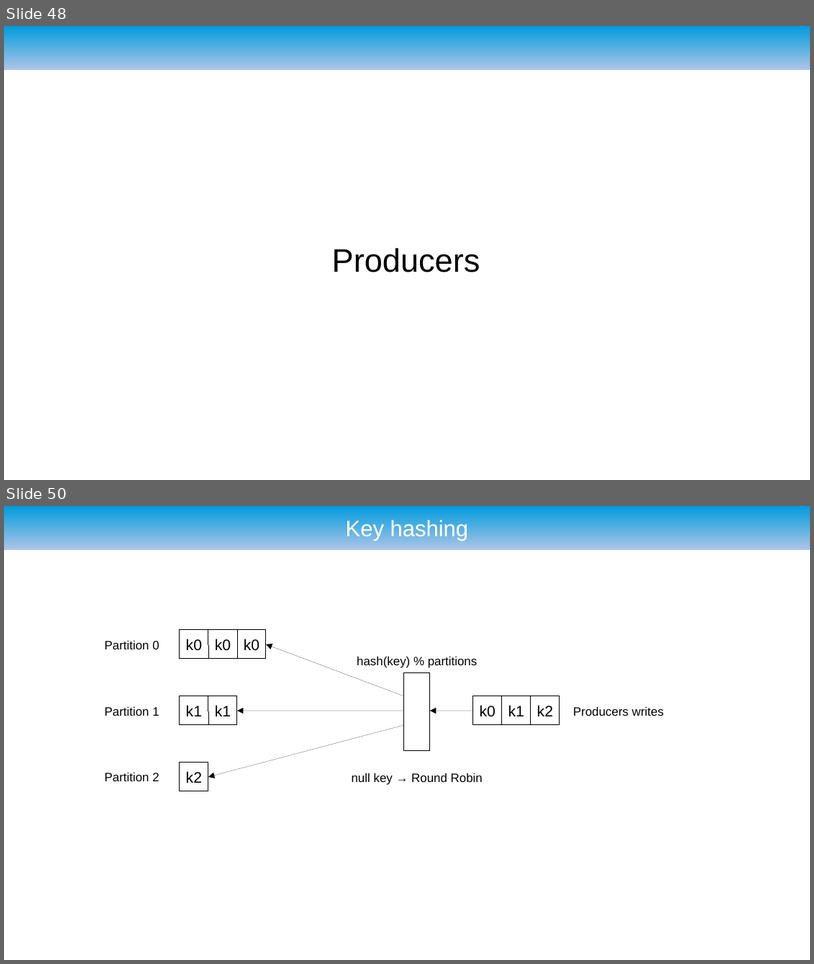
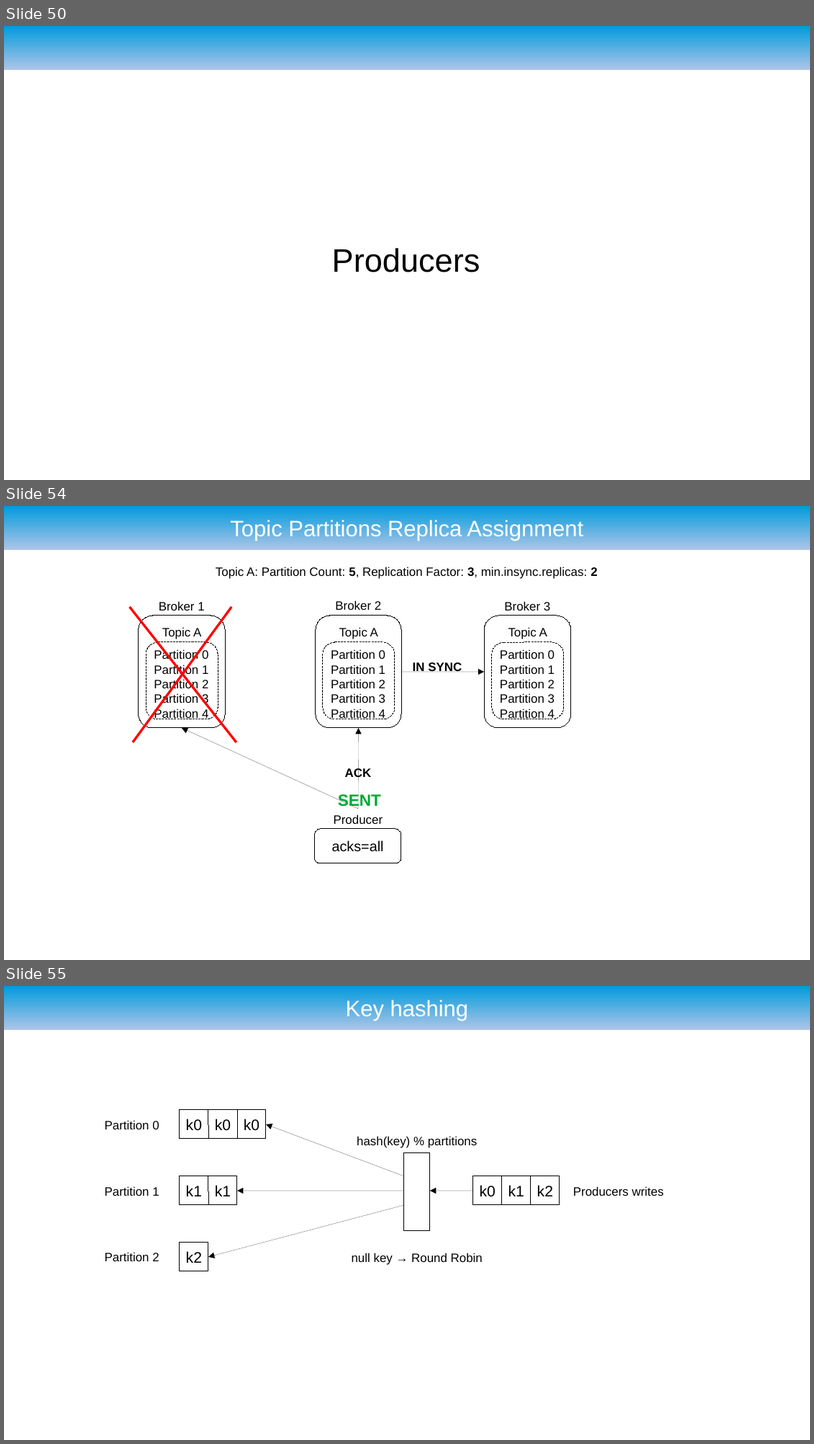
Before and after one commit to ryzlab/kafka-kompetensdag, a slide deck: doc/presentation-umejug.odp. Shown one above the other, each under a label of ours: slides 48 and 50 before the commit, slides 50, 54 and 55 after it; the slides between them are not shown. The pictures are 814x964 and 814x1444 pixels, drawn with LibreOffice and Linux fonts; fonts in the diff are those of the drawing; background and template pictures are left out. Boxes give left, top, right and bottom in pixels: in the first picture for what was removed or moved away, otherwise in the second. Text is boxed around its words. In the diff, an @@ line names an element or a change of style, - is before the commit and + after.

```diff
--- a/doc/presentation-umejug.odp
+++ b/doc/presentation-umejug.odp
@@ slide 54 added at [4,506,810,960], background #FFFFFF; not listed: 1 template element that a slide beside it also shows @@
@@ title added at [230,519,584,541], 22 pt, text #FFFFFF @@
+Topic Partitions Replica Assignment
@@ text added at [216,566,597,579], 12 pt, text #000000 @@
+Topic A: Partition Count: 5, Replication Factor: 3, min.insync.replicas: 2
@@ line added from (237, 742) to (130, 607), #FF0000 2.3 pt @@
@@ line added from (133, 742) to (232, 607), #FF0000 2.3 pt @@
@@ text added at [159,601,204,610], 12 pt, text #000000 @@
+Broker 1
@@ text added at [335,600,381,610], 12 pt, text #000000 @@
+Broker 2
@@ text added at [504,601,550,610], 12 pt, text #000000 @@
+Broker 3
@@ freeform shape added at [139,615,226,728], outline #000000 0 pt @@
@@ text added at [162,627,201,639], 12 pt, text #000000 @@
+Topic A
@@ freeform shape added at [316,615,401,728], outline #000000 0 pt @@
@@ text added at [340,627,378,639], 12 pt, text #000000 @@
+Topic A
@@ freeform shape added at [485,615,572,728], outline #000000 0 pt @@
@@ text added at [509,627,548,639], 12 pt, text #000000 @@
+Topic A
@@ freeform shape added at [146,642,218,719], outline #000000 0 pt @@
@@ text added at [154,649,208,719], 12 pt, text #000000 @@
+Partition 0
+Partition 1
+Partition 2
+Partition 3
+Partition 4
@@ freeform shape added at [323,642,395,719], outline #000000 0 pt @@
@@ text added at [331,649,386,719], 12 pt, text #000000 @@
+Partition 0
+Partition 1
+Partition 2
+Partition 3
+Partition 4
@@ freeform shape added at [492,642,563,719], outline #000000 0 pt @@
@@ text added at [500,649,555,719], 12 pt, text #000000 @@
+Partition 0
+Partition 1
+Partition 2
+Partition 3
+Partition 4
@@ arrow added from (402, 672) to (485, 672), #000000 0 pt @@
@@ text added at [413,662,462,672], 12 pt, text #000000, bold @@
+IN SYNC
@@ arrow added from (358, 808) to (182, 728), #000000 0 pt @@
@@ arrow added from (358, 808) to (359, 728), #000000 0 pt @@
@@ text added at [345,767,372,780], 12 pt, text #000000, bold @@
+ACK
@@ text added at [338,794,381,808], 16 pt, text #00A933, bold @@
+SENT
@@ rounded rectangle added at [315,829,402,863], outline #000000 0 pt, 14 pt, text #000000 @@
+acks=all
@@ text added at [334,814,383,824], 12 pt, text #000000 @@
+Producer
@@ what was slide 48 is now slide 50 @@
@@ what was slide 50 is now slide 55 @@
```
Also in this commit, not shown: 6 slides changed, 3 other slides added, 2 other files.
